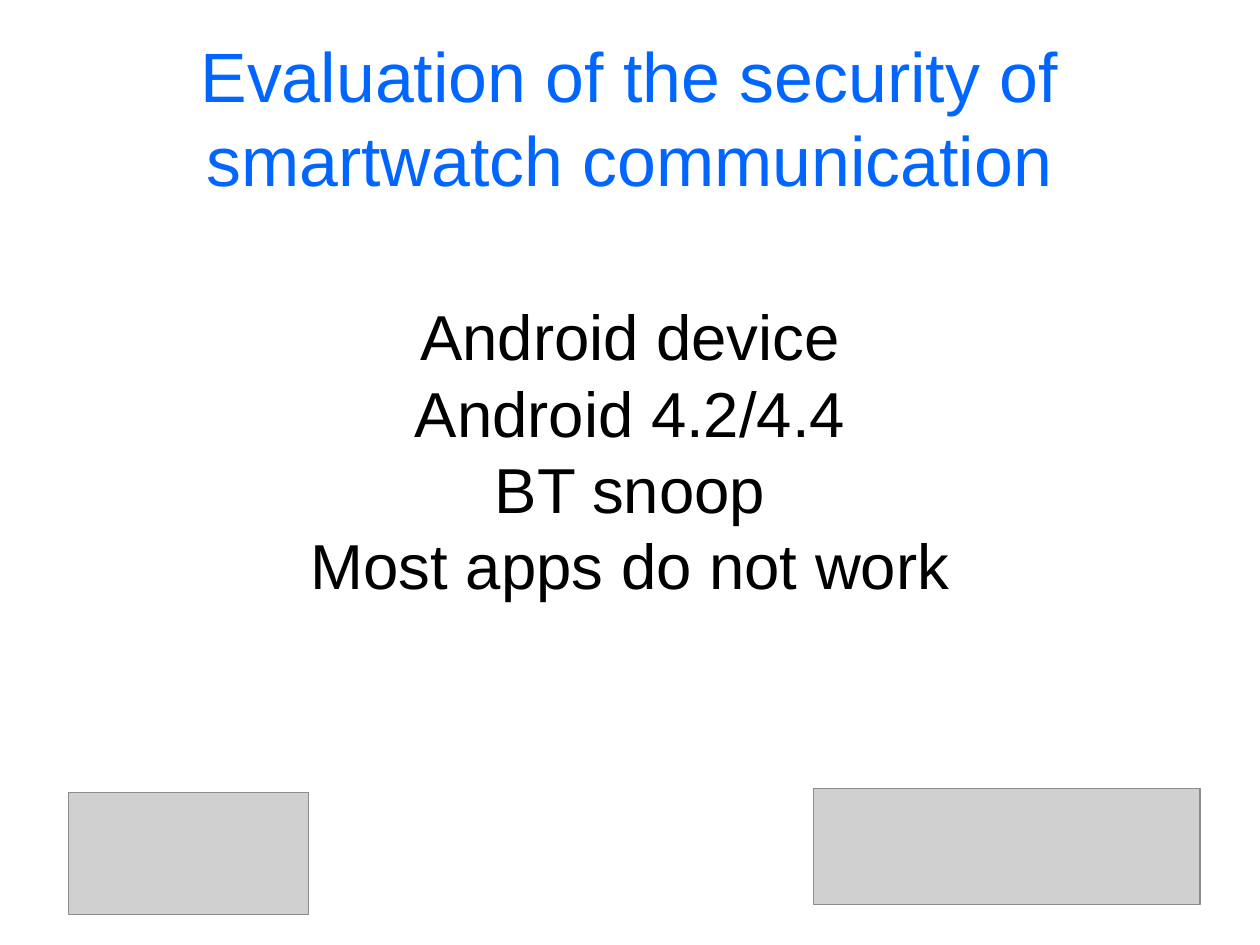
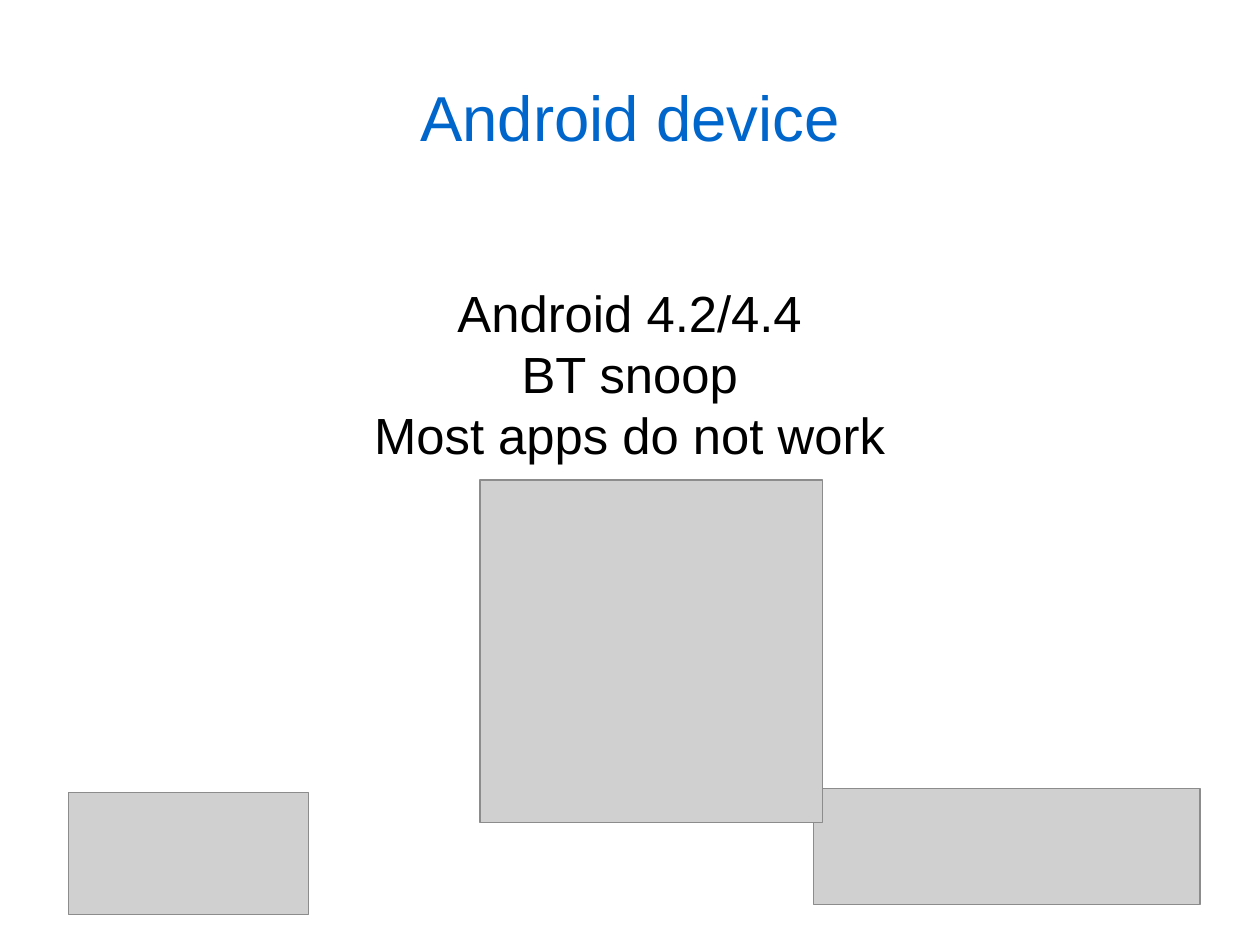
Before and after one commit to cheeseit/smartwatchers_report, a slide deck: slide 8 of presentation.odp. Drawn at 1260x945 pixels with LibreOffice and Linux fonts; fonts in the diff are those of the drawing; grey boxes stand for pictures. Boxes give left, top, right and bottom in pixels: in the first picture for what was removed or moved away, otherwise in the second. Text is boxed around its words. In the diff, an @@ line names an element or a change of style, - is before the commit and + after.

```diff
--- a/presentation.odp
+++ b/presentation.odp
@@ title at (420, 95, 839, 142): text changed; size 44 to 40 pt; text colour #0066FF to #0066CC @@
-Evaluation of the security of smartwatch communication
+Android device
@@ subtitle "Android 4.2/4.4" at (374, 295, 885, 465): size 40 to 32 pt @@
@@ subtitle at (420, 314, 839, 361): paragraph removed @@
-Android device
@@ picture added at (480, 480, 823, 823) @@
```
Also in this commit, not shown: 9 other slides changed, 3 slides added, 2 slides removed, 1 other file.
